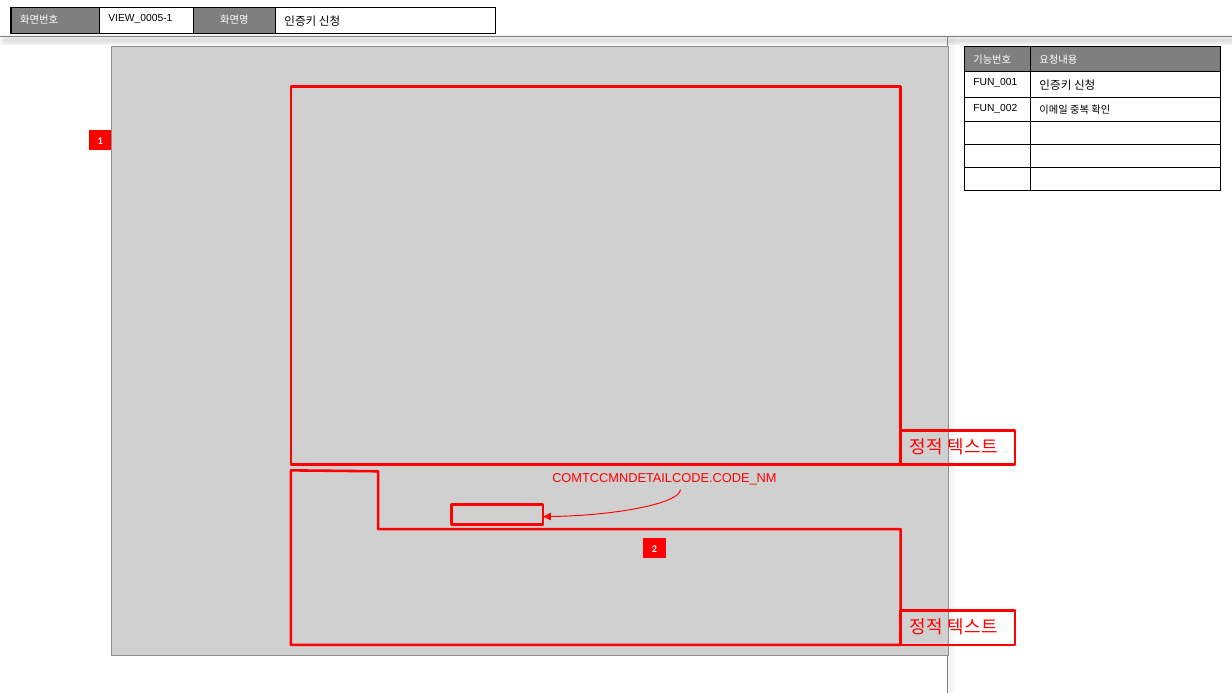
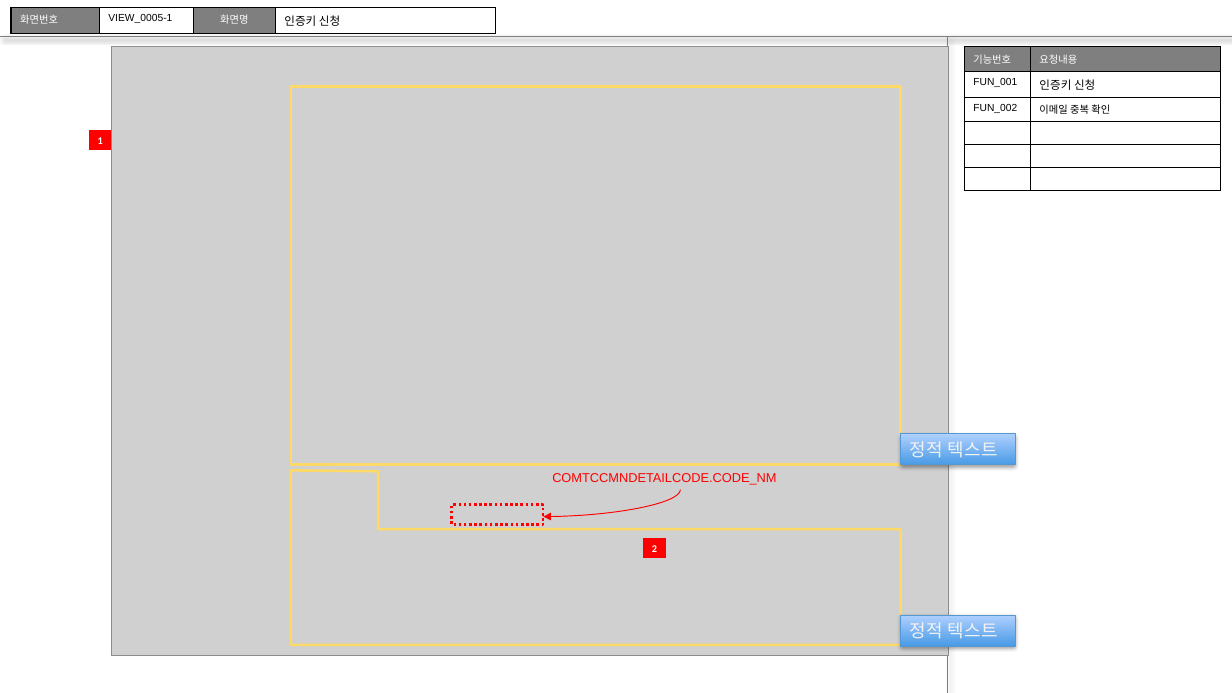
Before and after one commit to ljyGmail/work_dart_project, a slide deck: slide 7 of 기능정의서/화면기능정의서_openDartKor.pptx. Drawn at 1232x693 pixels with LibreOffice and Linux fonts; fonts in the diff are those of the drawing; grey boxes stand for pictures. Boxes give left, top, right and bottom in pixels: in the first picture for what was removed or moved away, otherwise in the second. Text is boxed around its words. In the diff, an @@ line names an element or a change of style, - is before the commit and + after.

```diff
--- a/기능정의서/화면기능정의서_openDartKor.pptx
+++ b/기능정의서/화면기능정의서_openDartKor.pptx
@@ rectangle at (291,87,901,465): outline #FF0000 2 pt to #FFD966 2 pt @@
@@ rectangle "정적 텍스트" at (901,433,1016,465): text colour #FF0000 to #F2F2F2; fill none to gradient #499CE7 to #B0D2FF; outline #FF0000 2 pt to #5698D3 0.75 pt; shadow on @@
@@ freeform shape at (291,470,901,645): outline #FF0000 2 pt to #FFD966 2 pt @@
@@ rectangle at (452,505,543,524): outline #FF0000 2 pt to #FF0000 2 pt dashed @@
@@ rectangle "정적 텍스트" at (901,616,1016,647): text colour #FF0000 to #F2F2F2; fill none to gradient #499CE7 to #B0D2FF; outline #FF0000 2 pt to #5698D3 0.75 pt; shadow on @@
@@ rectangle "정적 텍스트": place and size @@
-rectangle "정적 텍스트" at (901,611,1016,645)
+rectangle "정적 텍스트" at (901,616,1016,647)
```
Also in this commit, not shown: 6 other slides changed, 13 slides added, 1 slide removed.
